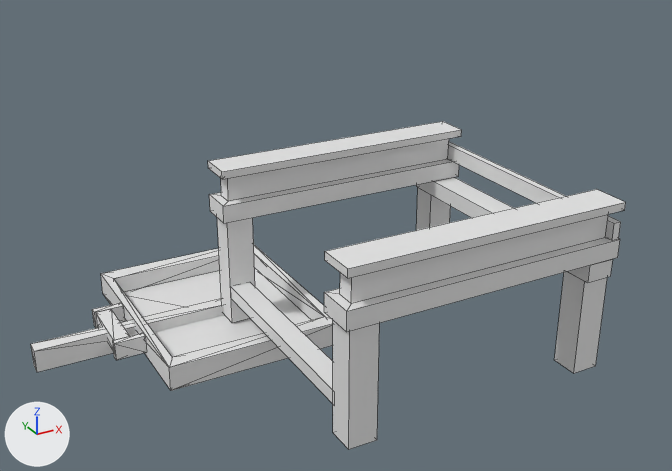
The Blender file src/main/resources/assets/projectsteam_crafting/objmodels/mechanical_sieve.blend as it was, and as the next commit left it.
One viewpoint serves both versions: a camera (50 mm lens) standing at (-1.1, -2.95, 1.68) and looking at (0.31, -0.37, 0.4). The lights are fixed; the arrows at lower left show +X, +Y and +Z. Mesh edges are drawn as thin lines. Materials are left out; every surface is plain grey.

Names of what the first picture shows: 'arm', 'base', 'sieve.001', 'sieve.002'.
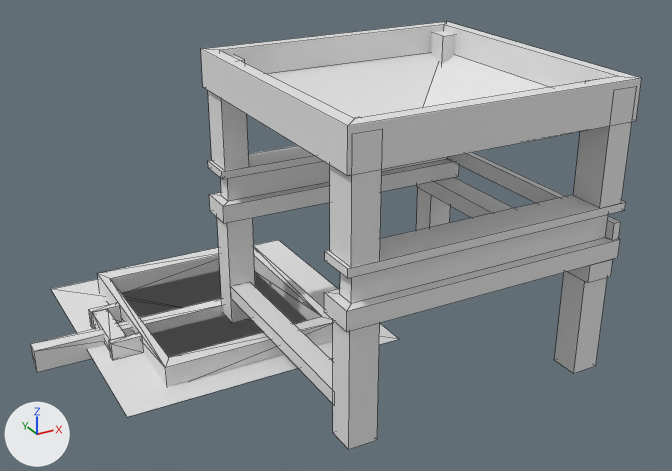
The change, as a list of edits to the scene's bpy script:
```text
Change me_cube_022:
    where me_cube_022.from_pydata(...)  # 40 vertices, 70 faces; spans x -0.64..0.86, y -0.8..0.8, z -0.04..0.14
    used by ob_sieve_002; location = (0.0, 0.0, 0.0); rotation_euler = (0.0, 0.0, 3.142), in degrees (0, 0, 180); scale = (0.5, 0.5, 0.5)
    me_cube_022 part 1: the whole mesh is moved by (0.0, 0.0, 0.63)
Add me_cube_004:
    me_cube_004.from_pydata(...)  # 56 vertices, 48 faces; spans x -1.0..1.0, y -1.0..1.0, z 0.21..1.0
Change ob_sieve_002:
    ob_sieve_002.location: (0.0, 0.0, 0.0) -> (-0.012, 0.0, -0.311)
Add ob_sieve_hopper:
    ob_sieve_hopper = bpy.data.objects.new('sieve_hopper', me_cube_004)
    ob_sieve_hopper.location = (0.5, -0.5, 0.5)
    ob_sieve_hopper.scale = (0.5, 0.5, 0.5)
Add ob_hopper_plane:
    ob_hopper_plane = bpy.data.objects.new('hopper_plane', me_plane_001.copy())  # the mesh of ob_sieve_001
    ob_hopper_plane.location = (0.0, 0.0, 0.0)
    ob_hopper_plane.scale = (0.5, 0.5, 0.5)
```

Location of each change, (x1, y1, x2, y2) in pixels of the pictures (672 x 471 px):
'sieve_hopper', added
    after: (201, 22, 642, 267)
'sieve.002', moved
    before: (92, 245, 333, 391)
    after: (89, 247, 333, 387)
'hopper_plane', added
    after: (51, 240, 398, 417)
